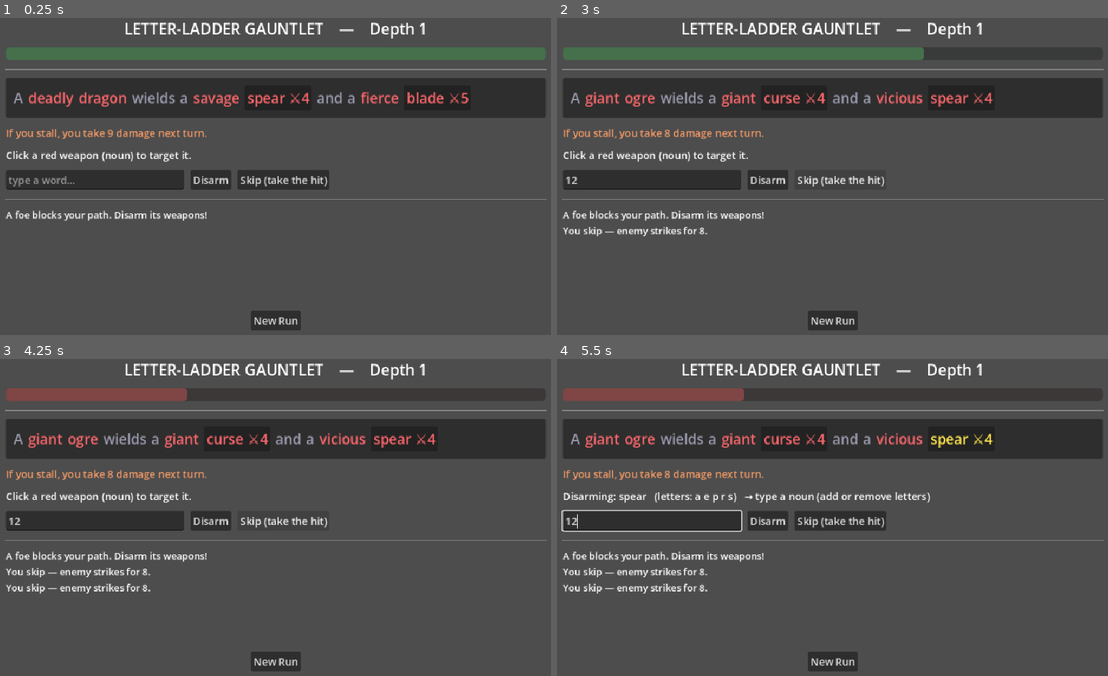
Above: before the commit, frames 1-4 (two rows, left to right).
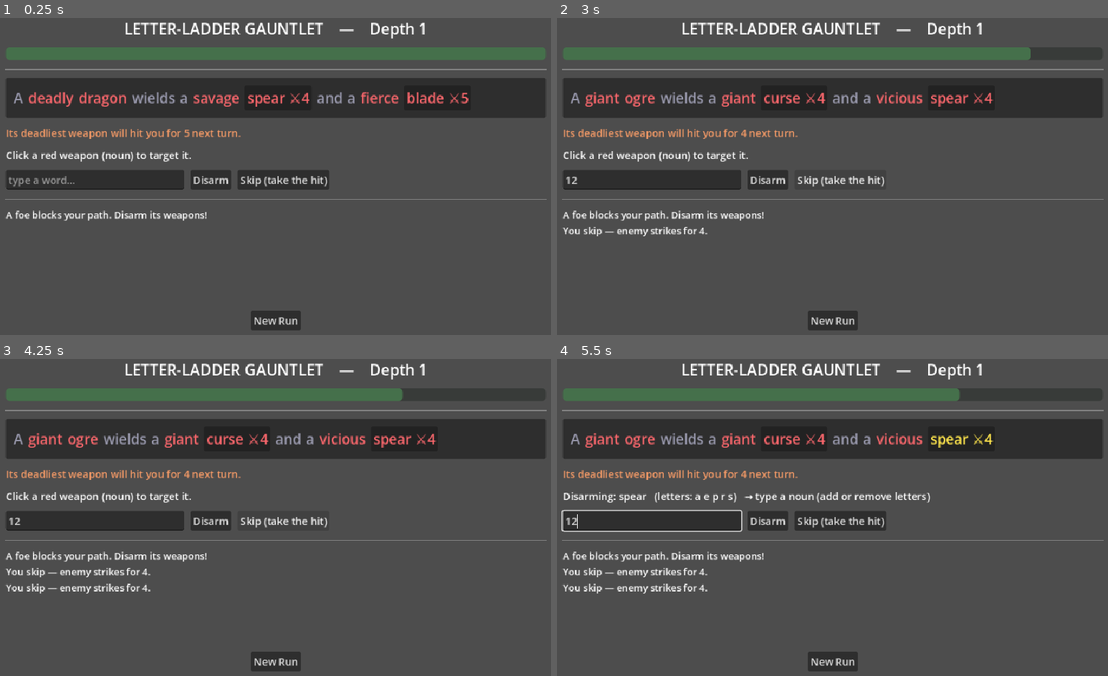
Above: after the commit, the same moments.

Repository: mattloper/wordbane
Game: Godot game, scene res://ladder.tscn
Two runs of this game, one before a commit and one after it. Both use one fixed random seed, a clock stepped at 60 frames per second and the inputs below. This scene is started directly instead of the project's main scene.
Inputs (mouse positions are in pixels of both pictures, inside the frame that each line leads up to):
- Up to frame 1 (0.25 s): no input
- Up to frame 2 (3 s): click (650, 179) at 0.52 s; type "12" at 0.6 s; click "New Run" at 1.25 s; click "New Run" at 2 s; click "Skip (take the hit)" at 2.75 s
- Up to frame 3 (4.25 s): click "Skip (take the hit)" at 3.5 s
- Up to frame 4 (5.5 s): click "curse ⚔4" at 4.25 s; click "spear ⚔4" at 5 s

The runs differ from the first frame. In frame 1, 0.6% of the frame differs, in the area x 1-44%, y 34-39%; in frame 2, 1.4%; in frame 3, 3.6%, in the area x 0-74%, y 9-74%; in frame 4, 3.6%.

Commit message:
Retune difficulty (data-driven). Enemy now strikes with its single deadliest surviving weapon (was: every weapon every turn) -> linear, intuitive damage. HP 24->30, heal 6->8, slower weapon ramp (4 weapons by depth 7 not 5). Perfect-play depth: median 5 -> 14, so vocabulary is the limiter not the damage wall. count_transforms now counts only disarming (non-negative) moves; add find_transform. Centralize tuning consts in Gauntlet. Add balance.gd harness

Diff:
--- /dev/null
+++ b/game/balance.gd
@@ -0,0 +1,72 @@
+## Difficulty-balancing harness (dev tool, not part of the game).
+##
+## Auto-plays the gauntlet with PERFECT word-finding and optimal disarm order
+## (always remove the deadliest weapon you can solve), to measure the damage
+## economy independent of vocabulary. Use it after changing tuning constants in
+## Gauntlet (START_HP / HEAL / ramp / multipliers) to see the curve.
+##
+##   godot --headless --script res://balance.gd
+##
+## Read the result as: "even a perfect player is walled at this depth by damage
+## alone." Real players, limited by word-finding, end shallower — so you want this
+## comfortably deeper than your target human depth.
+extends SceneTree
+
+const RUNS := 40
+const DEPTH_CAP := 60
+
+
+func _initialize() -> void:
+	var ladder := WordLadder.load_from("res://data/dictionary.json")
+	var g := Gauntlet.new()
+	g.setup(GameLogic.load_bank("res://data/word_bank.json"), ladder)
+
+	var depths: Array = []
+	var dmg_by_depth: Dictionary = {}
+	var fights_by_depth: Dictionary = {}
+	for _run in range(RUNS):
+		var hp: int = Gauntlet.START_HP
+		var depth := 0
+		while depth < DEPTH_CAP:
+			depth += 1
+			var b := LadderBattle.new()
+			b.ladder = ladder
+			b.begin(g.generate(depth), hp, Gauntlet.START_HP)
+			var took := 0
+			var safety := 0
+			while b.state == LadderBattle.STATE_PLAY and safety < 40:
+				safety += 1
+				var weps := b.weapon_indices()
+				weps.sort_custom(func(a, c): return b.weapon_damage(a) > b.weapon_damage(c))
+				var moved := false
+				for wi in weps:
+					var word := ladder.find_transform(b.enemy.tokens[wi].text, "noun", b.used)
+					if word != "":
+						var before := b.player_hp
+						b.try_move(wi, word)
+						took += before - b.player_hp
+						moved = true
+						break
+				if not moved:
+					var before2 := b.player_hp
+					b.pass_turn()
+					took += before2 - b.player_hp
+			dmg_by_depth[depth] = float(dmg_by_depth.get(depth, 0.0)) + took
+			fights_by_depth[depth] = int(fights_by_depth.get(depth, 0)) + 1
+			if b.state == LadderBattle.STATE_LOST:
+				break
+			hp = mini(Gauntlet.START_HP, b.player_hp + Gauntlet.HEAL)
+		depths.append(depth)
+
+	depths.sort()
+	var sum := 0.0
+	for d in depths:
+		sum += d
+	print("Tuning: START_HP=%d HEAL=%d" % [Gauntlet.START_HP, Gauntlet.HEAL])
+	print("OPTIMAL-PLAY depth over %d runs: min=%d median=%d max=%d mean=%.1f" % [
+		RUNS, depths[0], depths[depths.size() / 2], depths[-1], sum / depths.size()])
+	print("avg damage per fight by depth:")
+	for d in range(1, 13):
+		if fights_by_depth.has(d):
+			print("  depth %2d: %.1f" % [d, float(dmg_by_depth[d]) / float(fights_by_depth[d])])
+	quit(0)
--- a/game/core/gauntlet.gd
+++ b/game/core/gauntlet.gd
@@ -6,6 +6,9 @@
 class_name Gauntlet
 extends RefCounted
 
+# Run tuning (single source of truth; the scene, CLI and solver all read these).
+const START_HP := 30
+const HEAL := 8               # HP regained per enemy cleared
 const MAX_ITEMS := 4
 const MIN_DANGER_MULT := 1.5  # only "dangerous" adjectives arm weapons
 const MIN_DISARMS := 10       # a weapon must have at least this many fair answers
@@ -47,8 +50,10 @@
 
 
 ## Build the enemy for a given (1-based) round: more weapons as you go deeper.
+## Ramp is gentle — 2 weapons through depth 3, 3 by depth 4, 4 by depth 7 — so the
+## damage economy doesn't wall a skilled player; vocabulary is the real limiter.
 func generate(round: int) -> Dictionary:
-	var num_items: int = clampi(2 + int((round - 1) / 2.0), 2, MAX_ITEMS)
+	var num_items: int = clampi(2 + int((round - 1) / 3.0), 2, MAX_ITEMS)
 	var adjs := _danger_adjectives()
 	var creature := _pick(_neg(GameLogic.KIND_CREATURE))
 	var owner_adj := _pick(adjs)
--- a/game/core/ladder_battle.gd
+++ b/game/core/ladder_battle.gd
@@ -49,12 +49,14 @@
 	return int(GameLogic.item_power(enemy.tokens, int(t.get("item_index", -1))).get("amount", 0))
 
 
-## Total damage you'll take next enemy turn from all surviving weapons.
+## Damage you'll take next enemy turn: the enemy strikes with its single deadliest
+## surviving weapon. So disarming the biggest threat first directly cuts the hit —
+## and damage scales gently (linearly) with weapon count rather than exploding.
 func incoming_damage() -> int:
-	var total := 0
+	var worst := 0
 	for i in weapon_indices():
-		total += weapon_damage(i)
-	return total
+		worst = maxi(worst, weapon_damage(i))
+	return worst
 
 
 ## Attempt to disarm weapon `idx` by typing `word`. Invalid words cost nothing
--- a/game/core/word_ladder.gd
+++ b/game/core/word_ladder.gd
@@ -49,13 +49,16 @@
 	return true
 
 
-## Count how many valid same-POS transforms a target has (capped at `limit` for
-## speed via early-exit). Used to reject near-dead-end weapons like 'jinx'.
+## Count how many valid *disarming* transforms a target has — same POS, a strict
+## sub/superset, and non-negative (only those actually disarm a weapon). Capped at
+## `limit` via early-exit. Used to reject near-dead-end weapons like 'jinx'.
 func count_transforms(target: String, required_pos: String, limit: int) -> int:
 	var t := target.to_lower()
 	var n := 0
 	for w in words:
-		if w == t or not (required_pos in words[w].get("pos", [])):
+		var meta: Dictionary = words[w]
+		if w == t or meta.get("sentiment", "") == "negative" \
+				or not (required_pos in meta.get("pos", [])):
 			continue
 		var grew: bool = w.length() > t.length() and is_submultiset(t, w)
 		var shrank: bool = w.length() < t.length() and is_submultiset(w, t)
@@ -64,6 +67,17 @@
 			if n >= limit:
 				return n
 	return n
+
+
+## Find one valid disarming word for `target` (for solvers/hints), or "" if none.
+func find_transform(target: String, required_pos: String, used: Array) -> String:
+	for w in words:
+		if w in used:
+			continue
+		var r := validate(w, target, required_pos, used)
+		if r.get("ok", false) and r.get("sentiment", "") != "negative":
+			return w
+	return ""
 
 
 ## Validate a typed transform of `target`. The result must be a real word, the
--- a/game/ladder.gd
+++ b/game/ladder.gd
@@ -12,8 +12,8 @@
 
 const BANK_PATH := "res://data/word_bank.json"
 const DICT_PATH := "res://data/dictionary.json"
-const START_HP := 24
-const HEAL := 6
+const START_HP := Gauntlet.START_HP
+const HEAL := Gauntlet.HEAL
 
 var _ladder: WordLadder
 var _gauntlet: Gauntlet
@@ -119,7 +119,7 @@
 	_hpbar.modulate = Color(0.35, 0.75, 0.4) if _hp > START_HP / 3 else Color(0.9, 0.35, 0.35)
 
 	_render_sentence()
-	_incoming.text = "" if _over else "If you stall, you take %d damage next turn." % _battle.incoming_damage()
+	_incoming.text = "" if _over else "Its deadliest weapon will hit you for %d next turn." % _battle.incoming_damage()
 	if _over:
 		_selinfo.text = "GAME OVER — press New Run."
 	elif _selected >= 0:
--- a/game/play.gd
+++ b/game/play.gd
@@ -12,8 +12,8 @@
 const BANK_PATH := "res://data/word_bank.json"
 const DICT_PATH := "res://data/dictionary.json"
 const STATE_PATH := "user://wp_run.json"
-const START_HP := 24
-const HEAL := 6
+const START_HP := Gauntlet.START_HP
+const HEAL := Gauntlet.HEAL
 
 var _ladder: WordLadder
 var _gauntlet: Gauntlet
--- a/game/selftest.gd
+++ b/game/selftest.gd
@@ -158,8 +158,8 @@
 			"item_type": "hp_attack", "base": 3, "item_index": 1},   # ⚔3
 	]}
 	lb.begin(foe, 10, 10)
-	_check(lb.incoming_damage() == 5, "incoming damage sums both weapons (2+3)")
-	var d1 := lb.try_move(2, "axle")  # disarm axe; surviving knife hits for 2
+	_check(lb.incoming_damage() == 3, "incoming damage = deadliest weapon (max of 2,3)")
+	var d1 := lb.try_move(2, "axle")  # disarm axe(3); surviving knife(2) now deadliest
 	_check(d1.get("ok", false) and lb.player_hp == 8, "disarm axe, take knife's 2 damage")
 	var d2 := lb.try_move(1, "fin")   # disarm knife; none left -> win, no damage
 	_check(d2.get("won", false) and lb.state == LadderBattle.STATE_WON, "disarm all weapons -> win")
Not shown, added: game/balance.gd.uid
